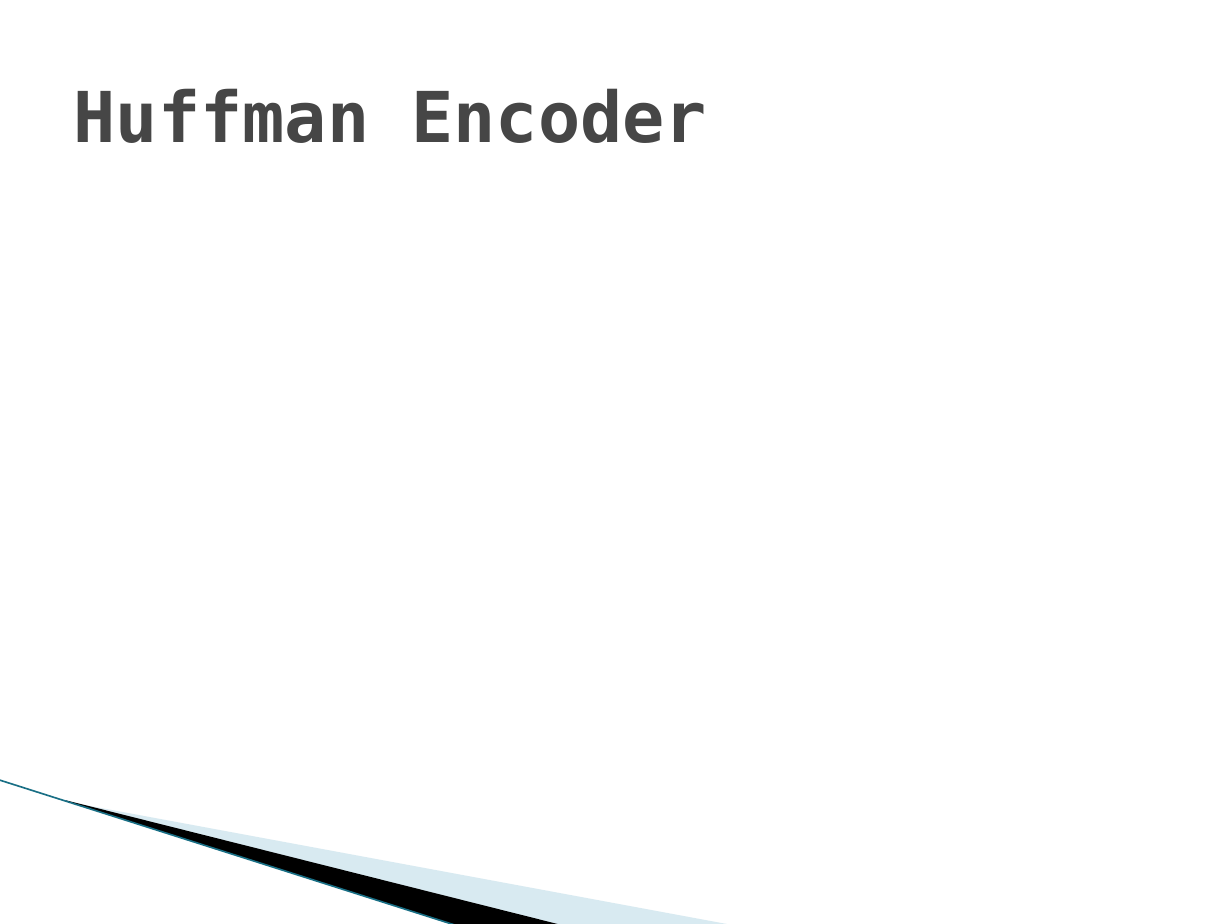
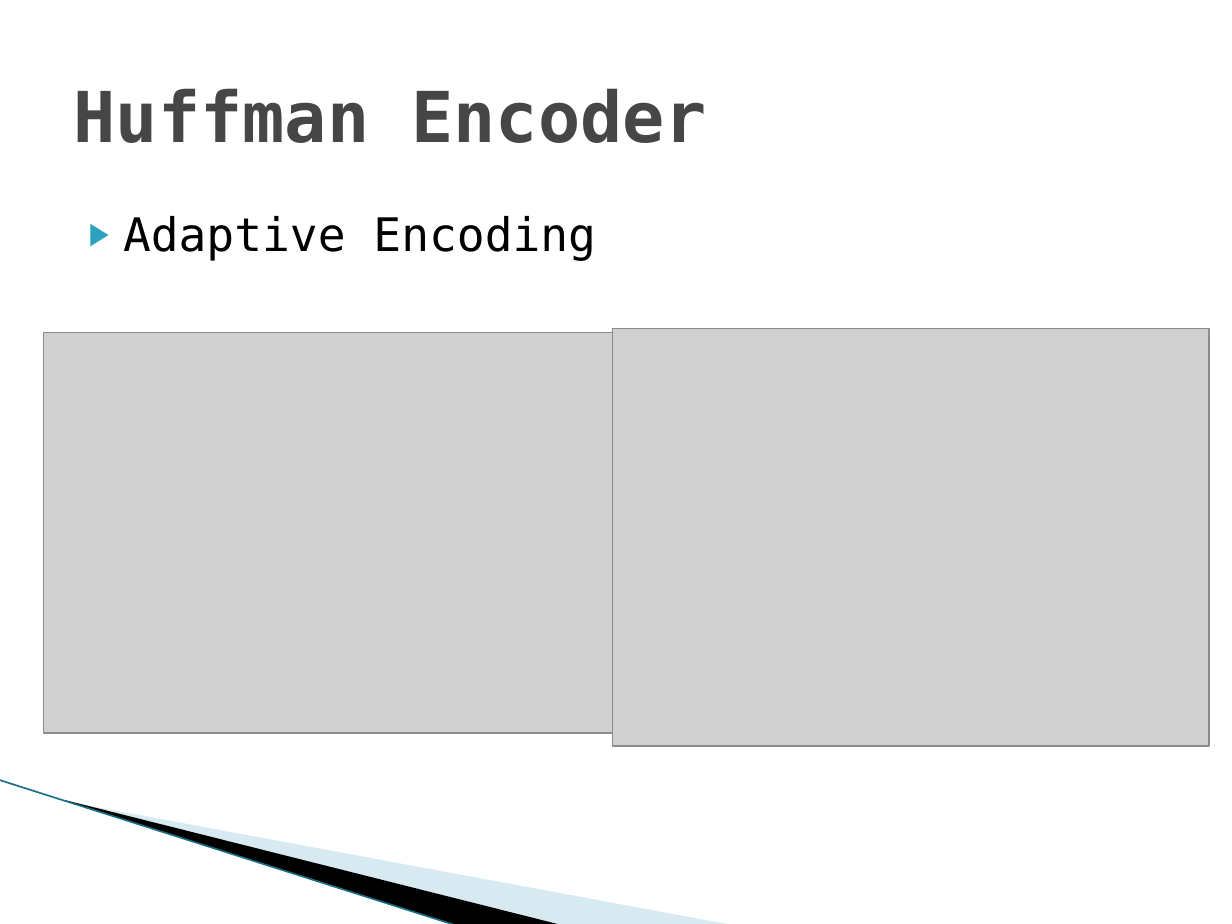
Before and after one commit to ericaddison/Algs_Term_Project, a slide deck: slide 12 of report/JET Audio Encoder.pptx (slide 7 before the commit). Drawn at 1232x924 pixels with LibreOffice and Linux fonts; fonts in the diff are those of the drawing; grey boxes stand for pictures; background and template pictures are left out. Boxes give left, top, right and bottom in pixels: in the first picture for what was removed or moved away, otherwise in the second. Text is boxed around its words. In the diff, an @@ line names an element or a change of style, - is before the commit and + after.

```diff
--- a/report/JET Audio Encoder.pptx
+++ b/report/JET Audio Encoder.pptx
@@ text added at (x1=123, y1=216, x2=596, y2=261), 27 pt, text #000000 @@
+▶ Adaptive Encoding
@@ picture added at (x1=612, y1=329, x2=1209, y2=747) @@
@@ picture added at (x1=43, y1=333, x2=615, y2=733) @@
```
Also in this commit, not shown: 6 other slides changed, 3 slides added, 7 slides removed, 1 other file.
